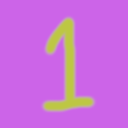
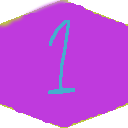
The second w=128, h=128 image is a revision of the first. Changes to its layers:
added layer "test.xcf" above "Background" over [left=0, top=0, right=128, bottom=128]
painted on "Background" over [left=0, top=0, right=128, bottom=128]
